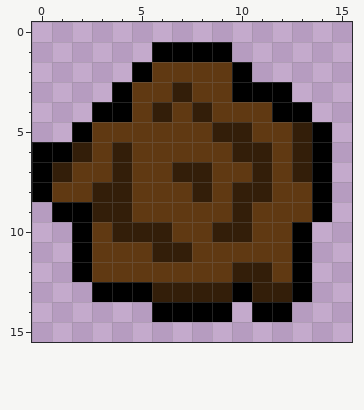
Two versions of one pixel-art sprite, sprites/spr_rock/layers/1c50fd06-79e7-40ec-b9e7-7bcfb24d6036/fe0ca98c-53a7-47a4-a3bd-97120e3acc12.png. The picture above is the old version.
The file is 16x16 pixels.
Once edited:
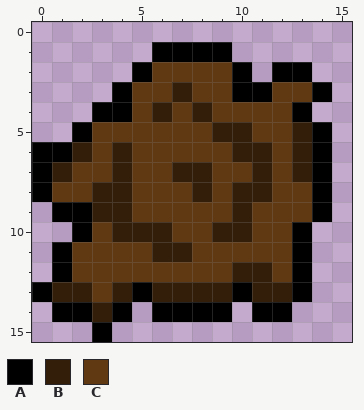
Palette (. is transparent): A #000000  B #331e09  C #603912
From old to new:
The author put colour A in row 2 at x 12 to 13; in row 3 at x 14; in rows 11 to 12 at x 1; in row 13 at x 0; in row 14 at x 1 to 2 and 4; in row 15 at x 3.
The author put colour B in row 13 at x 1 to 2; in row 14 at x 3.
Colour A becomes colour B in row 13 at x 4.
The author put colour C in row 3 at x 13.
Colour A becomes colour C in rows 3 to 4 at x 12; in rows 11 to 12 at x 2; in row 13 at x 3.
Where, in picture pixels (left, top, right, bottom), the same in both pictures:
changed: (272, 62, 332, 122)
changed: (32, 242, 132, 342)
